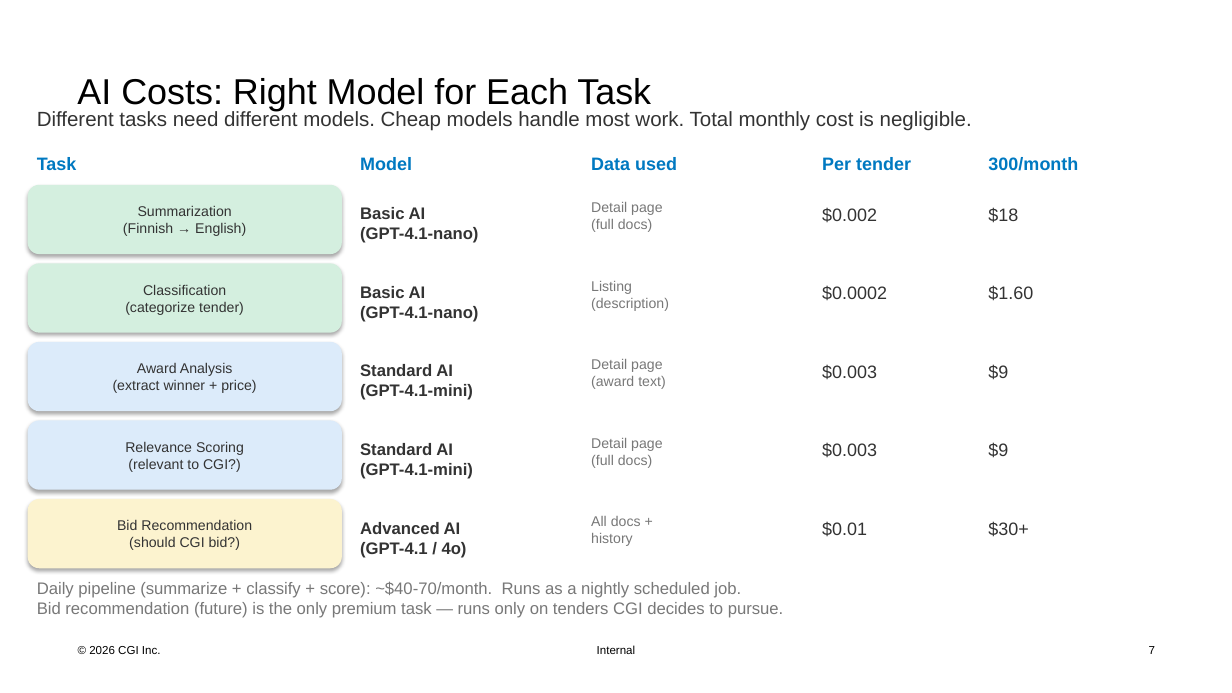
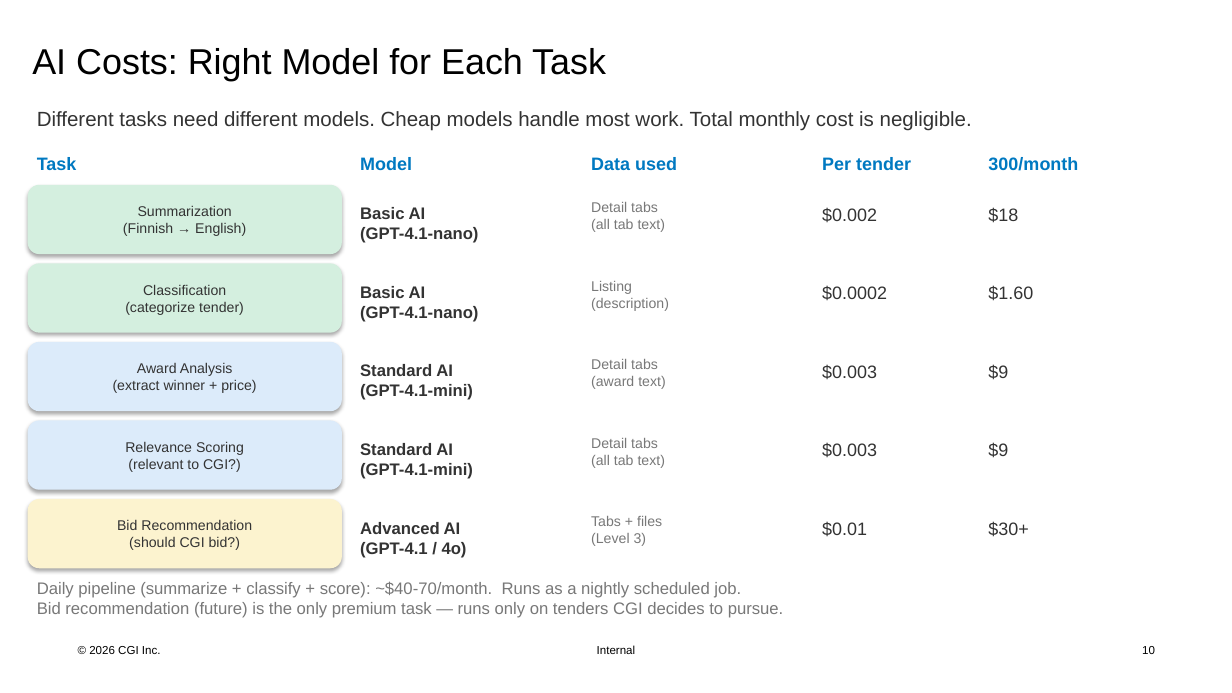
Before and after one commit to VillePajala/rfq-management, a slide deck: slide 10 of Tender_Intelligence_CGI.pptx (slide 7 before the commit). Drawn at 1232x693 pixels with LibreOffice and Linux fonts; fonts in the diff are those of the drawing. Boxes give left, top, right and bottom in pixels: in the first picture for what was removed or moved away, otherwise in the second. Text is boxed around its words. In the diff, an @@ line names an element or a change of style, - is before the commit and + after.

```diff
--- a/Tender_Intelligence_CGI.pptx
+++ b/Tender_Intelligence_CGI.pptx
@@ title "AI Costs: Right Model for ...": place and size @@
-title "AI Costs: Right Model for ..." at <box>77,78,651,111</box>
+title "AI Costs: Right Model for ..." at <box>32,48,606,81</box>
@@ text at <box>591,202,665,232</box>: text changed @@
-Detail page
-(full docs)
+Detail tabs
+(all tab text)
@@ text at <box>591,359,665,389</box>: text changed @@
-Detail page
-(award text)
+Detail tabs
+(award text)
@@ text at <box>591,438,665,468</box>: text changed @@
-Detail page
-(full docs)
+Detail tabs
+(all tab text)
@@ text at <box>591,516,662,546</box>: text changed @@
-All docs +
-history
+Tabs + files
+(Level 3)
@@ page number at <box>1142,646,1155,654</box>: text changed @@
-7
+10
```
Also in this commit, not shown: 6 other slides changed, 3 slides added, 1 slide removed, 12 other files.
